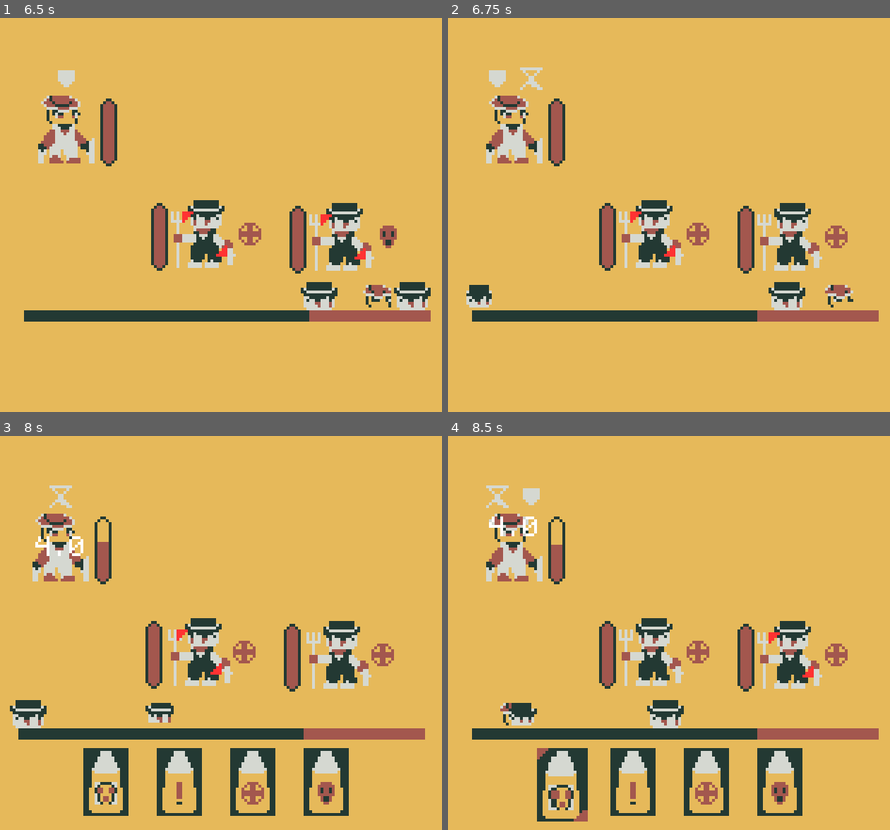
Above: before the commit, frames 1-4 (two rows, left to right).
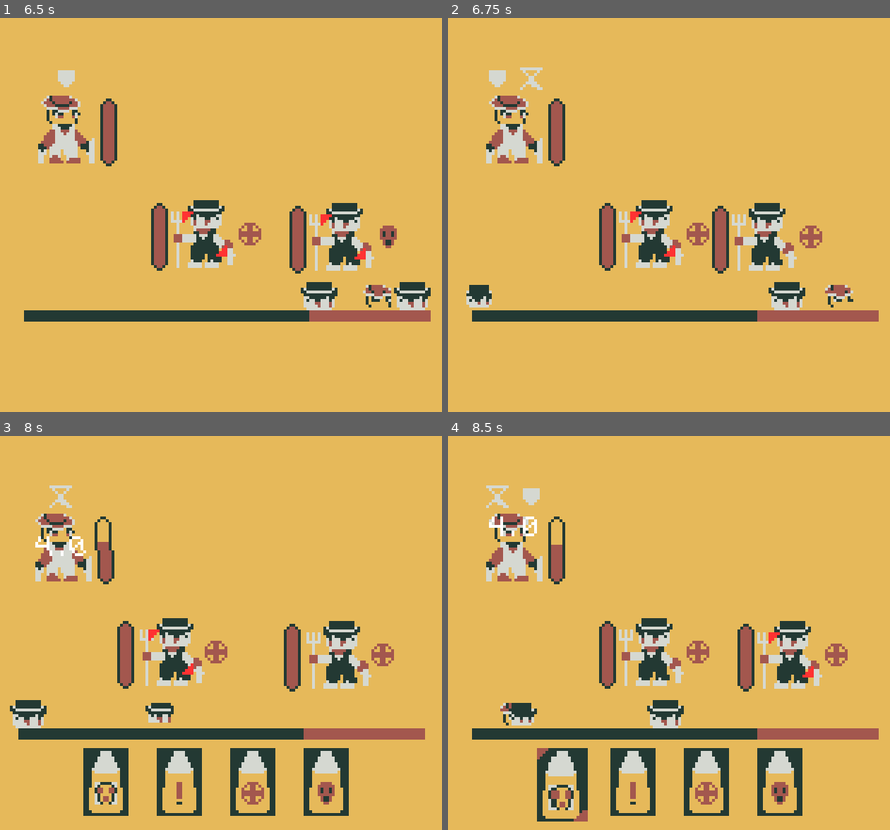
Above: after the commit, the same moments.

Repository: JohnathanRH/GBJAM
Game: Godot game, scene res://screens/main_menu/main_menu.tscn
Same seed, same stepped clock (60 frames per second), same inputs: the game is played once before the commit and once after it.
Inputs:
- Up to frame 1 (6.5 s): tap Enter (A) at 0.5, 1.55, 3.05, 4.35, 5.85 s; hold D (pad_right) 0.53-1.28 s; hold Enter (A) 0.53-1.28 s; tap ' (B) at 0.8, 1.35, 2.3, 2.85, 3.8 s; tap \ (start) at 1.25 s; hold S (pad_down) 1.28-2.03 s; hold D (pad_right) 2.03-2.78 s; hold Enter (A) 2.03-2.78 s; hold W (pad_up) 2.78-3.53 s; hold \ (start) 3.53-4.28 s; hold A (pad_left) 3.53-5.03 s; hold S (pad_down) 5.03-5.78 s; hold ' (B) 5.03-5.78 s; hold D (pad_right) from 5.78 s (still down)
- Up to frame 2 (6.75 s): release D (pad_right) at 6.53 s; hold W (pad_up) from 6.53 s (still down); hold ' (B) from 6.53 s (still down)
- Up to frame 3 (8 s): release W (pad_up) at 7.28 s; release ' (B) at 7.28 s; hold D (pad_right) from 7.28 s (still down); tap \ (start) at 7.35 s; tap Enter (A) at 7.55 s
- Up to frame 4 (8.5 s): release D (pad_right) at 8.03 s; hold S (pad_down) from 8.03 s (still down); hold Enter (A) from 8.03 s (still down); tap ' (B) at 8.3 s

Frame 1 is identical in both runs. In frame 2, 3.5% of the frame differs, in the area x 59-91%, y 46-65%; in frame 3, 4.2%, in the area x 7-58%, y 29-65%; in frame 4, nothing differs.

Commit message:
add tween motion to player attacking and damaged

Diff:
--- a/wild-west/common/classes/entities.gd
+++ b/wild-west/common/classes/entities.gd
@@ -17,6 +17,7 @@
 var vulnerable: bool = false
 var tweener: GaugeTween
 var status_container: StatusContainer
+var tween: Tween
 
 signal set_fill_speed(scale)
 signal damage_received
@@ -55,12 +56,14 @@
 		hp -= dam
 		damage_received.emit()
 		spawn_text(str(dam))
+		receive_damage_motion()
 
 func receive_piercing_damage(dam: float) -> void:
 	if vulnerable:
 		hp -= dam
 		damage_received.emit()
 		spawn_text(str(dam))
+		receive_damage_motion()
 
 func set_hp(value: float) -> void:
 	if value >= max_hp:
@@ -85,3 +88,55 @@
 	var label: FloatUpText = float_text_scn.instantiate()
 	label.text = str
 	add_child(label)
+
+func receive_damage_motion() -> void:
+	if tween and tween.is_running():
+		tween.kill()
+
+	tween = create_tween()
+	tween.tween_property(self, "skew", -0.2, 0.1)\
+		.set_trans(Tween.TRANS_QUAD)\
+		.set_ease(Tween.EASE_OUT)
+	tween.tween_property(self, "skew", 0.4, 0.08)\
+		.set_trans(Tween.TRANS_CUBIC)\
+		.set_ease(Tween.EASE_IN_OUT)
+	tween.tween_property(self, "scale:x", 1.3, 0.08)
+	tween.tween_property(self, "skew", 0.0, 0.15)\
+		.set_trans(Tween.TRANS_BACK)\
+		.set_ease(Tween.EASE_OUT)
+	tween.tween_property(self, "scale:x", 1.0, 0.15)
+
+
+func attack_motion(dir: bool) -> void:
+	if tween and tween.is_running():
+		tween.kill()
+
+	var attack_dir: float = -1.0 if dir else 1.0
+
+	var lunge_distance: float = 10.0 * attack_dir
+	var max_skew: float = -0.4 * attack_dir
+	var original_position := self.position
+
+	var tween = create_tween()
+
+	tween.tween_property(self, "position:x", position.x + lunge_distance, 0.15)\
+		.set_trans(Tween.TRANS_CUBIC)\
+		.set_ease(Tween.EASE_OUT)
+
+	tween.tween_property(self, "skew", max_skew, 0.10)\
+		.set_trans(Tween.TRANS_QUAD)\
+		.set_ease(Tween.EASE_OUT)
+
+	tween.chain().set_parallel(true)
+
+	tween.tween_property(self, "skew", 0.0, 0.15)\
+		.set_trans(Tween.TRANS_ELASTIC)\
+		.set_ease(Tween.EASE_OUT)
+
+	tween.tween_property(self, "position:x", position.x + (lunge_distance * 0.8), 0.2)\
+		.set_trans(Tween.TRANS_SINE)\
+		.set_ease(Tween.EASE_IN_OUT)
+
+	tween.tween_property(self, "position:x", original_position.x, 0.2)\
+		.set_trans(Tween.TRANS_SINE)\
+		.set_ease(Tween.EASE_IN_OUT)
--- a/wild-west/entities/enemy/enemy.gd
+++ b/wild-west/entities/enemy/enemy.gd
@@ -19,6 +19,7 @@
 	else:
 		$BehaviourMan.start_with(selected_intent)
 	select_random_bullet()
+	attack_motion(true)
 
 func select_random_bullet() -> void:
 	var pool = $BehaviourMan.get_children().duplicate()
--- a/wild-west/entities/player/player.gd
+++ b/wild-west/entities/player/player.gd
@@ -20,6 +20,7 @@
 		bullet_container.discard_bullet(bullet_btn.bullet)
 		bullet_container.remove_child(bullet_btn)
 	bullet_container.draw_hand()
+	attack_motion(false)
 	auto_fired.emit()
 
 
